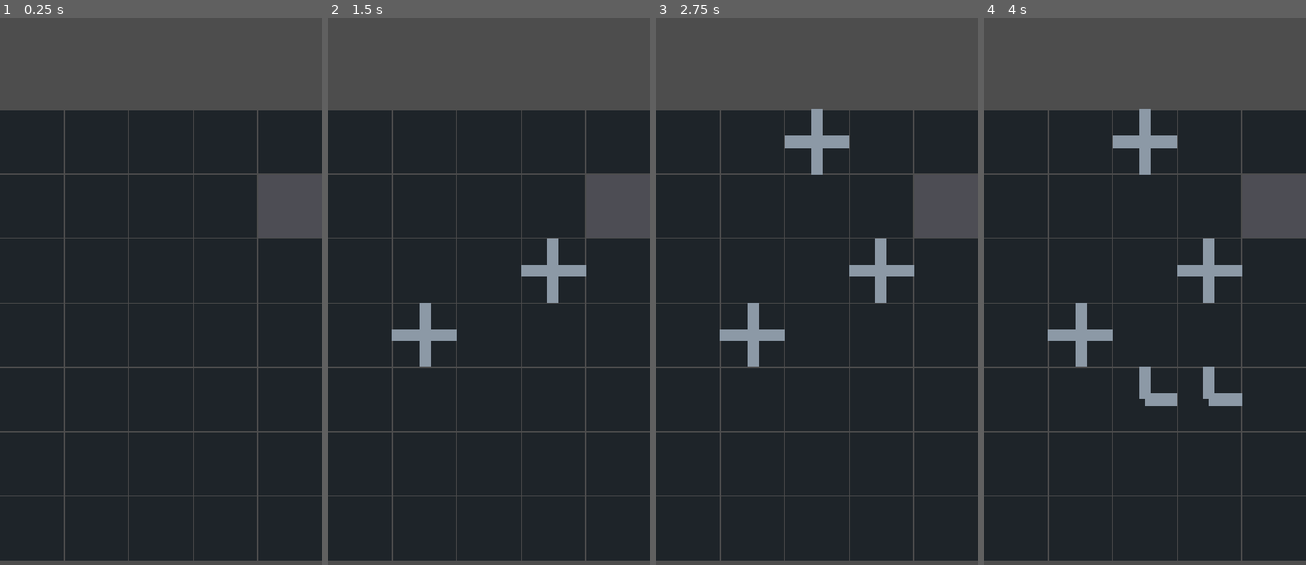
Above: before the commit, frames 1-4 (left to right).
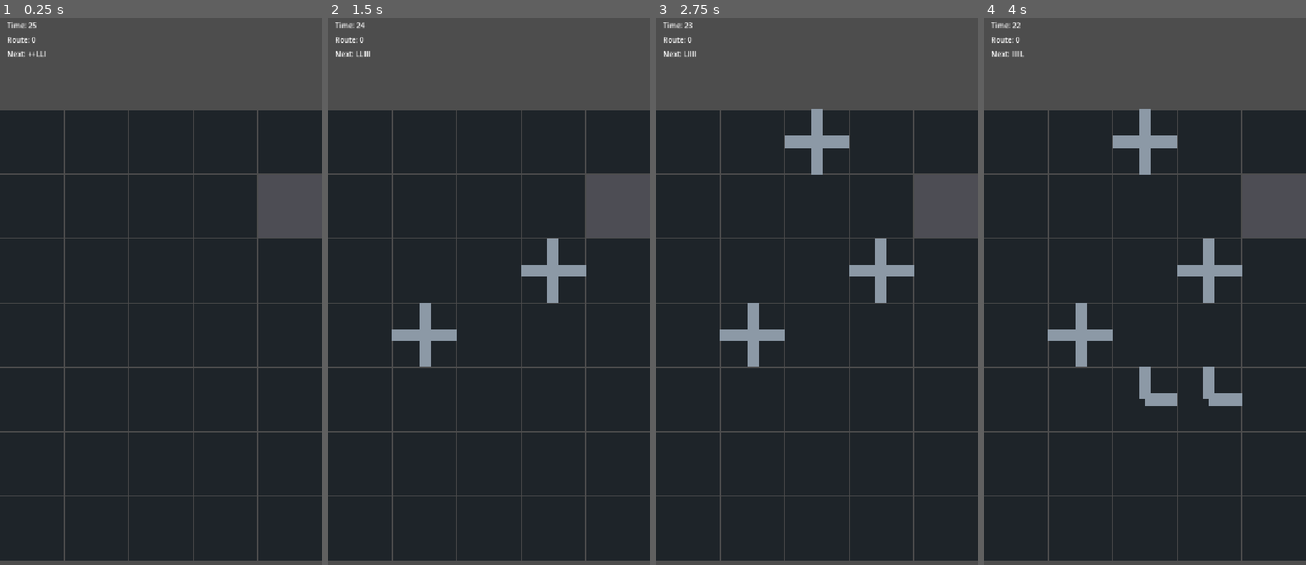
Above: after the commit, the same moments.

Repository: tokko/pipe-mania
Game: Godot game, scene res://scenes/main.tscn
The game is run twice, just before and just after one commit, with the same random seed, the same clock (stepped at 60 frames per second) and the same inputs.
Inputs (mouse positions are in pixels of both pictures, inside the frame that each line leads up to):
- Up to frame 1 (0.25 s): no input
- Up to frame 2 (1.5 s): tap Enter at 0.5 s; move the mouse to (559, 269) at 0.52 s; hold Shift 0.53-1.25 s; click (559, 269) at 0.67 s; tap Space at 1.25 s; drag from (424, 329) to (472, 411) at 1.27 s
- Up to frame 3 (2.75 s): tap Enter at 2 s; move the mouse to (849, 171) at 2.02 s; tap Ctrl at 2.1 s; click (849, 171) at 2.17 s
- Up to frame 4 (4 s): tap Space at 2.75 s; drag from (1128, 411) to (1048, 214) at 2.77 s; tap Enter at 3.5 s; move the mouse to (1241, 384) at 3.52 s; tap Alt at 3.6 s; click (1241, 384) at 3.67 s

The runs differ from the first frame. In frame 1, 0.2% of the frame differs, in the area x 2-15%, y 0-8%; in frame 2, 0.2%; in frame 3, 0.2%; in frame 4, 0.2%.

Commit message:
feat(S2.3): build HUD (countdown + preview + live route readout)
- scripts/view/hud.gd (CanvasLayer): countdown label, next-5 preview (gs.preview(5)),
  live route-length readout (gs.dry_route_length()); binds BoardView.state_changed -> refresh
- main.gd: creates+binds HUD, _process ticks the build countdown (E3 wires GO at zero)
- scripted integration: COUNTDOWN_TEXT='Time: 25', PREVIEW_LEN=5, ROUTE_BEFORE=0 -> ROUTE_AFTER=3
  (state_changed binding refreshes the readout live)
- gate 75 green; HUD reads the model, never polls

Diff:
--- a/scripts/main.gd
+++ b/scripts/main.gd
@@ -10,6 +10,7 @@
 const BoardGen = preload("res://scripts/model/board_gen.gd")
 const GameState = preload("res://scripts/model/game_state.gd")
 const BoardView = preload("res://scripts/view/board_view.gd")
+const HUD = preload("res://scripts/view/hud.gd")
 const Difficulty = preload("res://scripts/model/difficulty.gd")
 const PT = preload("res://scripts/model/pipe_types.gd")
 
@@ -19,7 +20,9 @@
 
 var _gs
 var _bv
+var _hud
 var _rotation := 0  # S2.4 wires the rotation toggle; default = fixed spawn orientation
+var _build_remaining := 0.0  # build-phase countdown (E3 wires GO at zero)
 
 
 func _ready() -> void:
@@ -38,6 +41,17 @@
 	add_child(_bv)
 	_bv.setup(_gs, VIEW, MIN_CELL, HUD_TOP)
 	_bv.cell_tapped.connect(_on_cell_tapped)
+	_hud = HUD.new()
+	add_child(_hud)
+	_hud.bind(_bv)
+	_build_remaining = float(c.build_seconds)
+	_hud.set_countdown(c.build_seconds)
+
+
+func _process(delta: float) -> void:
+	if _build_remaining > 0.0:
+		_build_remaining -= delta
+		_hud.set_countdown(maxi(0, ceili(_build_remaining)))
 
 
 func _on_cell_tapped(x: int, y: int) -> void:
@@ -86,3 +100,23 @@
 	print("PLACE_OK=", ok, " PIECE=", _gs.pipe_at(1, 1))
 	print("PLACE_BAD=", bad)
 	print("STATE_CHANGED_COUNT=", changes[0])
+
+	# --- S2.3: HUD reads model + refreshes on state_changed ---
+	var b3 = Board.new(3, 1)
+	b3.set_inlet(Vector2i(0, 0), PT.W)
+	b3.set_outlet(Vector2i(2, 0), PT.E)
+	var gs3 = GameState.new(b3)
+	var bv3 = BoardView.new()
+	add_child(bv3)
+	bv3.setup(gs3, VIEW, MIN_CELL, 0)
+	var hud = HUD.new()
+	add_child(hud)
+	hud.bind(bv3)
+	hud.set_countdown(25)
+	print("COUNTDOWN_TEXT=", hud.countdown_text())
+	print("PREVIEW_LEN=", hud.preview_len())
+	print("ROUTE_BEFORE=", hud.route_value())
+	for x in 3:
+		gs3.set_pipe(x, 0, PT.Piece.STRAIGHT, 1)
+	bv3.notify_changed()  # state_changed -> HUD refresh
+	print("ROUTE_AFTER=", hud.route_value())
--- /dev/null
+++ b/scripts/view/hud.gd
@@ -0,0 +1,64 @@
+extends CanvasLayer
+## Build-phase HUD: countdown, next-5 preview, live route-length readout. Observes the
+## model via BoardView.state_changed (re-reads on change; never polls the model per frame).
+
+const _PIECE_NAME := {0: "-", 1: "I", 2: "L", 3: "+"}  # NONE/STRAIGHT/BEND/CROSS glyphs
+
+var _gs
+var _route: int = 0
+var _preview: Array = []
+
+var _countdown_label: Label
+var _route_label: Label
+var _preview_label: Label
+
+
+func _ready() -> void:
+	_countdown_label = _mk_label(Vector2(16, 16))
+	_route_label = _mk_label(Vector2(16, 48))
+	_preview_label = _mk_label(Vector2(16, 80))
+
+
+func _mk_label(pos: Vector2) -> Label:
+	var l := Label.new()
+	l.position = pos
+	add_child(l)
+	return l
+
+
+## Bind to a BoardView: read its model, refresh now, and refresh on every state change.
+func bind(board_view) -> void:
+	_gs = board_view.gs
+	board_view.state_changed.connect(_on_state_changed)
+	refresh_from(_gs)
+
+
+func _on_state_changed() -> void:
+	refresh_from(_gs)
+
+
+func refresh_from(gs) -> void:
+	_route = gs.dry_route_length()
+	_preview = gs.preview(5)
+	_route_label.text = "Route: %d" % _route
+	var glyphs := ""
+	for p in _preview:
+		glyphs += String(_PIECE_NAME.get(p, "?"))
+	_preview_label.text = "Next: " + glyphs
+
+
+func set_countdown(secs: int) -> void:
+	_countdown_label.text = "Time: %d" % secs
+
+
+# --- accessors for the headless [integration] gate ---
+func route_value() -> int:
+	return _route
+
+
+func preview_len() -> int:
+	return _preview.size()
+
+
+func countdown_text() -> String:
+	return _countdown_label.text
Not shown, changed: docs/HANDOFF.md
